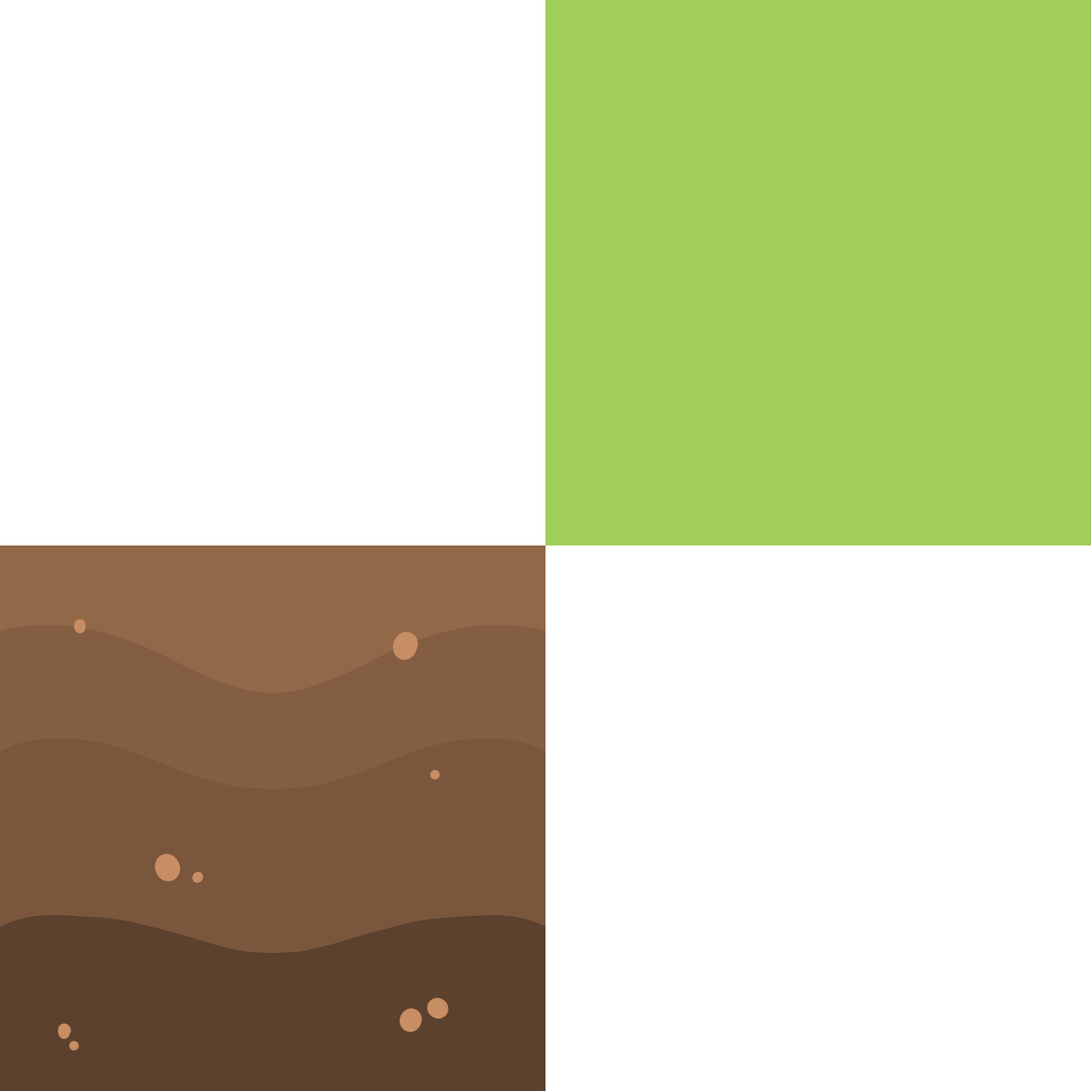
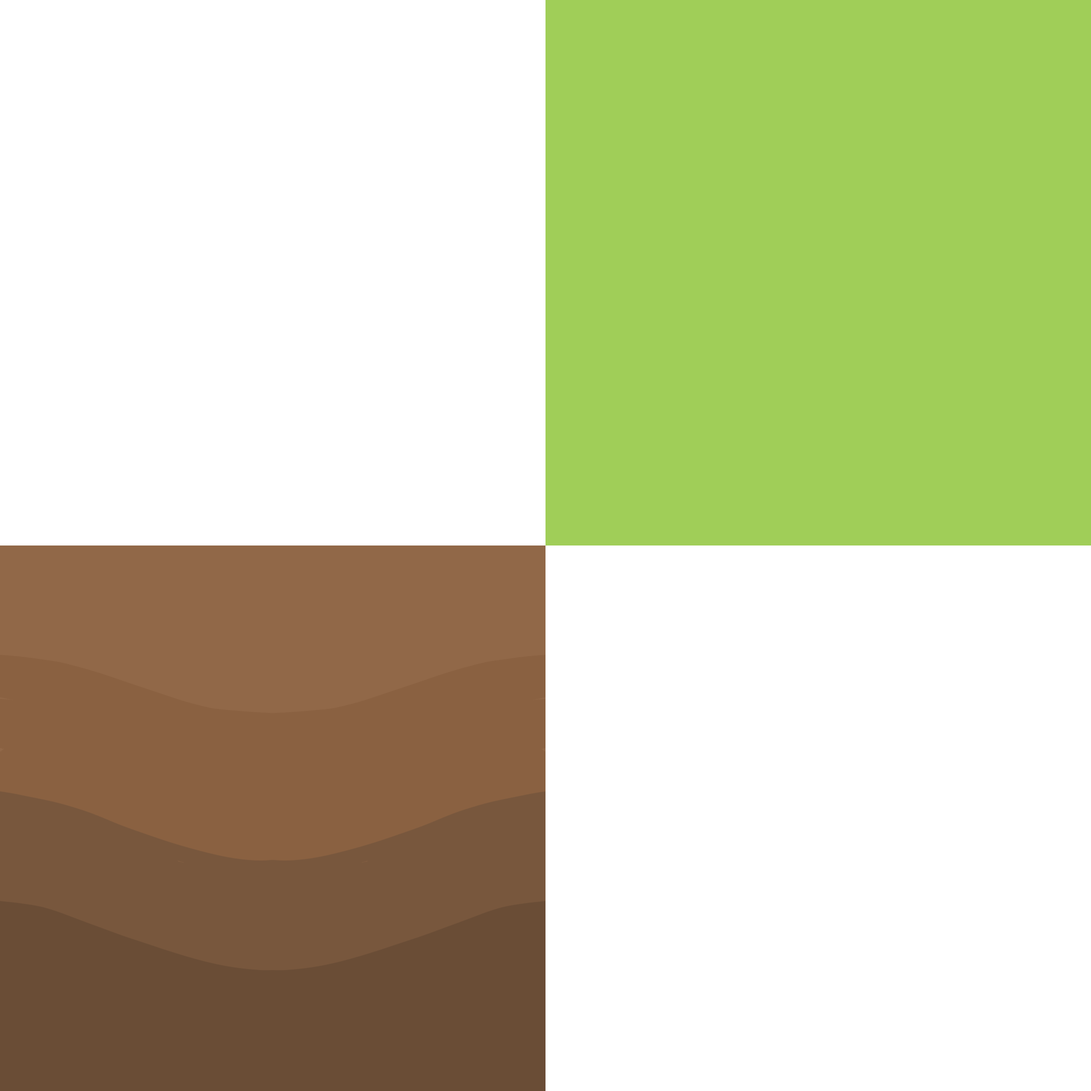
Comparing the layer stacks of the two 1091px x 1091px images. Changes:
moved "Layer 4" above "Layer 3", painted on it over [0, 654, 546, 954]
removed layer "Detail" from group "Group 1" over [0, 625, 546, 799]
painted on "Layer 3" over [0, 619, 546, 1053]
painted on "Layer 2" over [0, 738, 546, 1091]
